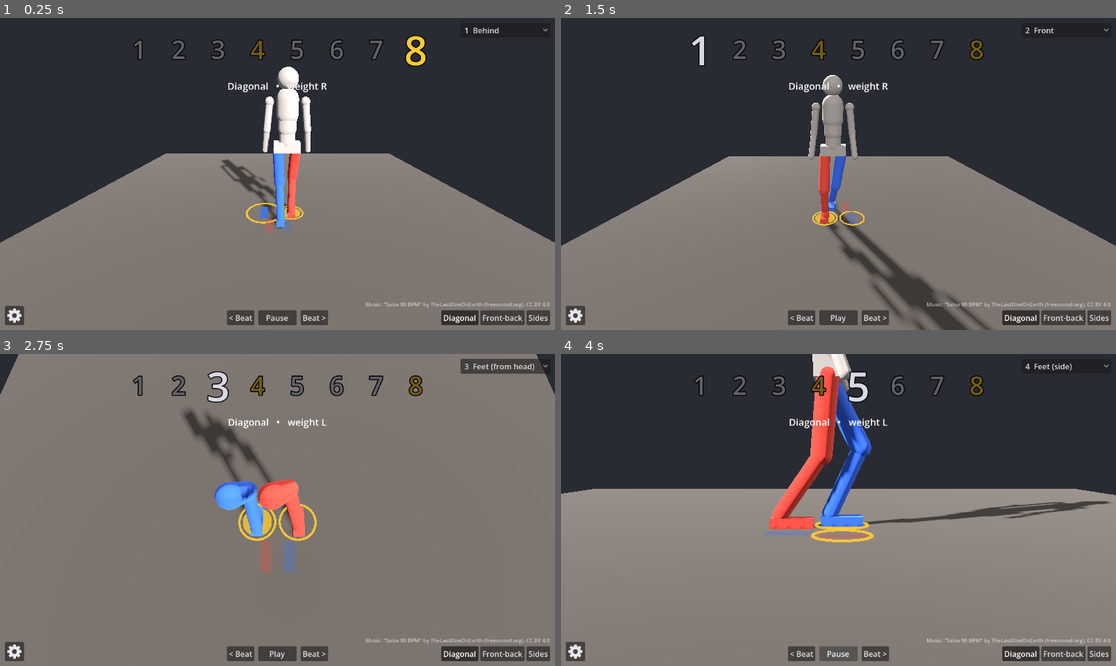
Above: before the commit, frames 1-4 (two rows, left to right).
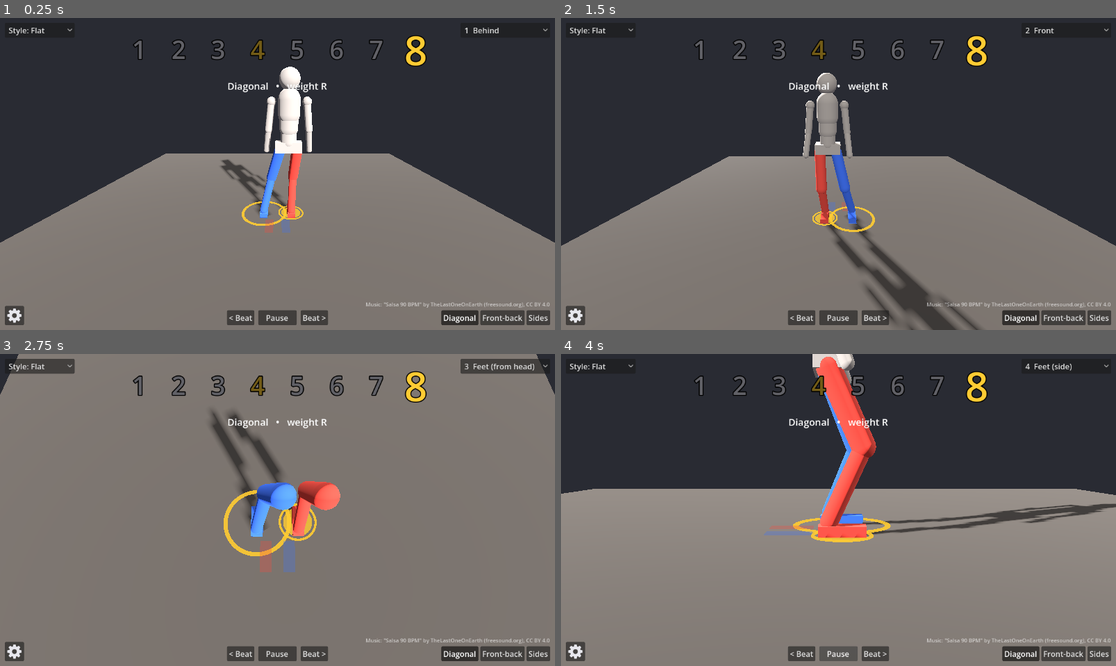
Above: after the commit, the same moments.

Repository: MarAvFe/ensenalsa
Game: Godot game, scene res://scenes/main.tscn
Two runs of this game, one before a commit and one after it. Both use one fixed random seed, a clock stepped at 60 frames per second and the inputs below.
Inputs:
- Up to frame 1 (0.25 s): no input
- Up to frame 2 (1.5 s): tap Enter at 0.5 s; hold Right 0.53-1.28 s; tap 1 at 0.6 s; tap Space at 0.77 s; hold Left from 1.28 s (still down); tap 2 at 1.35 s
- Up to frame 3 (2.75 s): tap Space at 1.52 s; release Left at 2.03 s; hold Right from 2.03 s (still down); tap 3 at 2.1 s
- Up to frame 4 (4 s): release Right at 2.75 s; click "Play" (after the commit: "Pause") at 2.75 s; hold Right from 3.53 s (still down); tap 4 at 3.6 s; tap Space at 3.77 s

The runs differ from the first frame. In frame 1, 1.6% of the frame differs, in the area x 1-57%, y 3-68%; in frame 2, 4.1%; in frame 3, 5.5%; in frame 4, 6.9%, in the area x 1-100%, y 0-60%.
Error after the commit: Invalid access to property or key 'yaw' on a base object of type 'Dictionary'. (res://scripts/main.gd:114)

Commit message:
Style dropdown: Flat / Natural (folded arms, hip twist, square shoulders)
Styles live in the data file; the test checks reach and square shoulders in every style.

Co-Authored-By: Claude Opus 5.5 <noreply@anthropic.com>

Diff:
--- a/data/routine.json
+++ b/data/routine.json
@@ -20,6 +20,11 @@
     "music_offset": 0.0
   },
   "start_basic": "diagonal_basic",
+  "start_style": "flat",
+  "styles": {
+    "flat":    {"label": "Flat",    "hip_twist": 0.0, "arm_forward": 0.0,  "arm_out": 0.12, "elbow": 0.35},
+    "natural": {"label": "Natural", "hip_twist": 1.6, "arm_forward": 0.25, "arm_out": 0.3,  "elbow": 2.0}
+  },
   "labels": {"diagonal_basic": "Diagonal", "inline_basic": "Front-back", "side_basic": "Sides"},
   "basics": {
     "diagonal_basic": [
--- a/scripts/choreo.gd
+++ b/scripts/choreo.gd
@@ -9,6 +9,8 @@
 var basics := {} # name -> 8 states {count, basic, weight, action:{L,R}, feet:{L:Vector3,R:Vector3}}
 var labels: Dictionary # name -> button label
 var start_basic: String
+var styles: Dictionary # name -> {label, hip_twist, arm_forward, arm_out, elbow}
+var start_style: String
 
 
 func _init(path: String) -> void:
@@ -17,6 +19,8 @@
 	p = data.params
 	labels = data.labels
 	start_basic = data.start_basic
+	styles = data.styles
+	start_style = data.start_style
 	for basic_name in data.basics:
 		var counts: Array = data.basics[basic_name]
 		var feet := {"L": _v(p.home_L, 0.0), "R": _v(p.home_R, 0.0)} # every basic starts and ends at home
@@ -95,6 +99,8 @@
 
 	_play_all(z, a, b, s, out)
 	out.pelvis = _pelvis(out.feet, out.w_r)
+	# how far R is ahead of L relative to home (metres); a style's hip_twist turns it into hip yaw
+	out.twist = (out.feet.R.z - p.home_R[1]) - (out.feet.L.z - p.home_L[1])
 	return out
 
 
--- a/scripts/dancer.gd
+++ b/scripts/dancer.gd
@@ -7,6 +7,7 @@
 const HIP_X := 0.10
 const HIP_DROP := 0.05 # hip joints sit this far below the pelvis origin
 const PELVIS_H := 0.93
+const SPINE_UNTWIST := [0.4, 0.35, 0.25] # share of the hip twist each spine joint undoes: shoulders stay square
 
 const COL_BODY := Color(0.75, 0.72, 0.68)
 const COL_L := Color(0.25, 0.45, 0.95)
@@ -14,6 +15,8 @@
 
 var pelvis: Node3D
 var legs := {} # "L"/"R" -> {hip, knee, ankle}
+var arms := {} # "L"/"R" -> {upper, fore}
+var spine: Array[Node3D] = []
 
 
 func _ready() -> void:
@@ -23,6 +26,7 @@
 	var s := pelvis
 	for i in 3:
 		s = _joint(s, "Spine%d" % (i + 1), Vector3(0, 0.06 if i == 0 else 0.15, 0))
+		spine.append(s)
 		_capsule(s, 0.15, 0.09 + 0.015 * i, COL_BODY, true)
 	var neck := _joint(s, "Neck", Vector3(0, 0.15, 0))
 	_capsule(neck, 0.10, 0.04, COL_BODY, true)
@@ -36,11 +40,10 @@
 		var sh := _joint(s, "Shoulder" + side, Vector3(0.19 * sx, 0.13, 0))
 		_sphere(sh, 0.05, Vector3.ZERO, COL_BODY)
 		var ua := _joint(sh, "UpperArm" + side, Vector3.ZERO)
-		ua.rotation.z = 0.12 * sx # arms hang relaxed, slightly away from the body
 		_capsule(ua, 0.30, 0.04, COL_BODY)
 		var fa := _joint(ua, "Forearm" + side, Vector3(0, -0.30, 0))
-		fa.rotation.x = 0.35
 		_capsule(fa, 0.27, 0.035, COL_BODY)
+		arms[side] = {"upper": ua, "fore": fa}
 
 		var hip := _joint(pelvis, "Thigh" + side, Vector3(HIP_X * sx, -HIP_DROP, 0))
 		_capsule(hip, THIGH, 0.065, col)
@@ -59,12 +62,22 @@
 
 ## Pose the dancer. `feet` maps "L"/"R" to dancer-frame Vector3(x, lift, z) of the sole,
 ## `pitch` maps side to foot pitch, `c` is the dancer-frame pelvis position (x, _, z),
-## `dip` lowers the pelvis from `height`.
-func apply(feet: Dictionary, pitch: Dictionary, c: Vector3, height: float, dip: float) -> void:
+## `dip` lowers the pelvis from `height`. `style` (all optional): hip `yaw` in radians
+## (+ = right hip forward), `arm_forward`/`arm_out` upper-arm angles, `elbow` bend.
+func apply(feet: Dictionary, pitch: Dictionary, c: Vector3, height: float, dip: float, style := {}) -> void:
+	var yaw: float = style.get("yaw", 0.0)
+	pelvis.rotation.y = yaw
+	for i in 3:
+		spine[i].rotation.y = -yaw * SPINE_UNTWIST[i]
+	for side in ["L", "R"]:
+		var sx := -1.0 if side == "L" else 1.0
+		arms[side].upper.rotation = Vector3(style.get("arm_forward", 0.0), 0, style.get("arm_out", 0.12) * sx)
+		arms[side].fore.rotation.x = style.get("elbow", 0.35)
 	var y := height - dip
 	for side in ["L", "R"]: # wide stance: sink the pelvis just enough that both legs keep a slight bend
 		var f: Vector3 = feet[side]
-		var hip := Vector2(c.x + HIP_X * (-1.0 if side == "L" else 1.0), c.z)
+		var hx := HIP_X * (-1.0 if side == "L" else 1.0)
+		var hip := Vector2(c.x + hx * cos(yaw), c.z + hx * sin(yaw))
 		var flat := hip.distance_to(Vector2(f.x, f.z))
 		var reach := (THIGH + SHIN) * 0.97
 		y = minf(y, ANKLE_H + f.y + HIP_DROP + sqrt(maxf(reach * reach - flat * flat, 0.0)))
--- a/scripts/main.gd
+++ b/scripts/main.gd
@@ -29,6 +29,8 @@
 var music := AudioStreamPlayer.new()
 var music_on := true
 var floor_numbers := false # count labels on the footprints
+var style: String # target style; `look` eases toward it so switching never snaps
+var look := {}
 var stretch := AudioEffectPitchShift.new()
 var next_seek_ms := 0
 var tick := AudioStreamPlayer.new() # counts are clicked when the music is off
@@ -42,6 +44,10 @@
 	prev_basic = ch.start_basic
 	cur_basic = ch.start_basic
 	queued = ch.start_basic
+	style = ch.start_style
+	for k in ch.styles[style]:
+		if k != "label":
+			look[k] = ch.styles[style][k]
 	# [eye, look-at] per entry in CAM_NAMES. Dancer stands at the origin facing -Z, right = +X.
 	var r30 := Basis(Vector3.UP, deg_to_rad(30)) # orbit 30° toward the dancer's right
 	for v in [[Vector3(0, 1.5, 2.3), Vector3(0, 0.55, -0.1)], [Vector3(0, 1.5, -2.4), Vector3(0, 0.6, 0)],
@@ -104,7 +110,10 @@
 		var st: Dictionary = ch.basics[cur_basic][posmod(roundi(T), 8)]
 		tick.stream = tap_sound if "tap" in st.action.values() else tick_sound
 		tick.play()
-	dancer.apply(pose.feet, pose.pitch, pose.pelvis, ch.p.pelvis_height, pose.dip)
+	for k in look:
+		look[k] = lerpf(look[k], ch.styles[style][k], 1.0 - exp(-dt * 6.0))
+	look.yaw = look.hip_twist * pose.twist
+	dancer.apply(pose.feet, pose.pitch, pose.pelvis, ch.p.pelvis_height, pose.dip, look)
 	ui.play.text = "Pause" if playing else "Play"
 	_update_markers(pose, t)
 	_sync_music()
@@ -296,6 +305,16 @@
 	ui.cam.item_selected.connect(set_camera)
 	_corner(layer, ui.cam, Control.PRESET_TOP_RIGHT)
 
+	# top left: style (how much body movement goes on top of the footwork)
+	var style_box := OptionButton.new()
+	for name in ch.styles:
+		style_box.add_item("Style: " + ch.styles[name].label)
+		if name == style:
+			style_box.select(style_box.item_count - 1)
+	style_box.focus_mode = Control.FOCUS_NONE
+	style_box.item_selected.connect(func(k): style = ch.styles.keys()[k])
+	_corner(layer, style_box, Control.PRESET_TOP_LEFT)
+
 	# bottom centre: transport
 	var transport := HBoxContainer.new()
 	transport.add_theme_constant_override("separation", 8)
--- a/tests/test_choreo.gd
+++ b/tests/test_choreo.gd
@@ -3,6 +3,7 @@
 ## Checks over a sequence covering every basic-to-basic switch: the weight-bearing foot never slides, every IK target
 ## is reachable (no knee pop), nothing jumps between samples (no teleporting), and timing is
 ## square: every weight change happens inside the last `weight_phase` of its beat, landing on it.
+## Reach and square shoulders are checked in every style (hip twist moves the hips).
 
 func _initialize() -> void:
 	var ch = load("res://scripts/choreo.gd").new("res://data/routine.json")
@@ -24,14 +25,20 @@
 	for k in n + 1:
 		var t := float(k) / n * beats - 1.0
 		var pose: Dictionary = at.call(t)
-		d.apply(pose.feet, pose.pitch, pose.pelvis, ch.p.pelvis_height, pose.dip)
+		for st in ch.styles.values():
+			d.apply(pose.feet, pose.pitch, pose.pelvis, ch.p.pelvis_height, pose.dip, {"yaw": st.hip_twist * pose.twist})
+			for side in ["L", "R"]:
+				var leg: Dictionary = d.legs[side]
+				var f: Vector3 = pose.feet[side]
+				var target: Vector3 = d.global_transform * Vector3(f.x, d.ANKLE_H + f.y, -f.z)
+				if leg.hip.global_position.distance_to(target) > d.THIGH + d.SHIN - 0.002:
+					fails += 1
+					printerr("FAIL unreachable %s t=%.3f %s" % [side, t, st.label])
+			if d.spine[2].global_basis.z.dot(Vector3.BACK) < 0.9999: # shoulders always face front
+				fails += 1
+				printerr("FAIL shoulders turned t=%.3f %s" % [t, st.label])
 		for side in ["L", "R"]:
-			var leg: Dictionary = d.legs[side]
 			var f: Vector3 = pose.feet[side]
-			var target: Vector3 = d.global_transform * Vector3(f.x, d.ANKLE_H + f.y, -f.z)
-			if leg.hip.global_position.distance_to(target) > d.THIGH + d.SHIN - 0.002:
-				fails += 1
-				printerr("FAIL unreachable %s t=%.3f" % [side, t])
 			if prev != null:
 				var share: float = pose.w_r if side == "R" else 1.0 - pose.w_r
 				var prev_share: float = prev.w_r if side == "R" else 1.0 - prev.w_r
Not shown, changed: README.md
